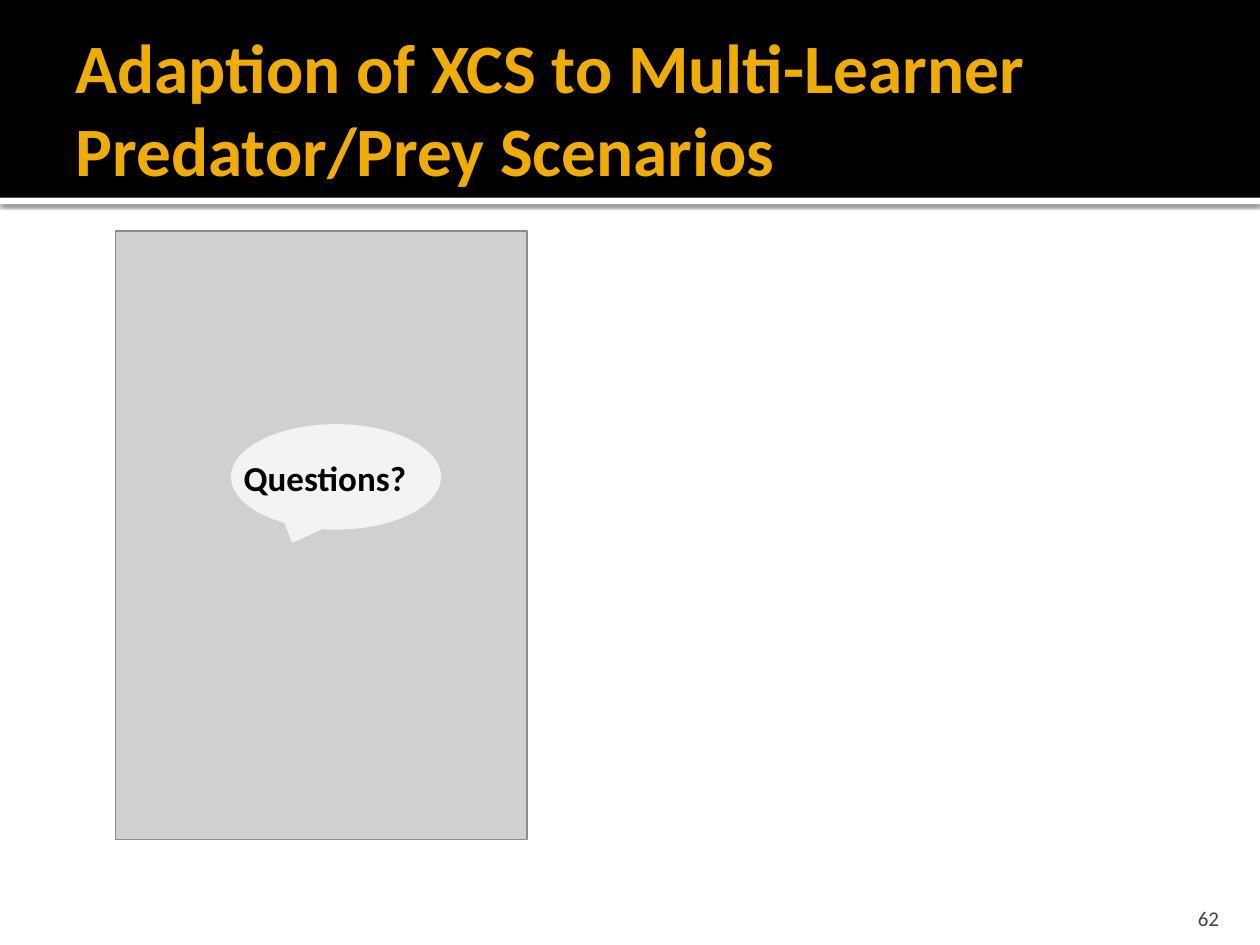
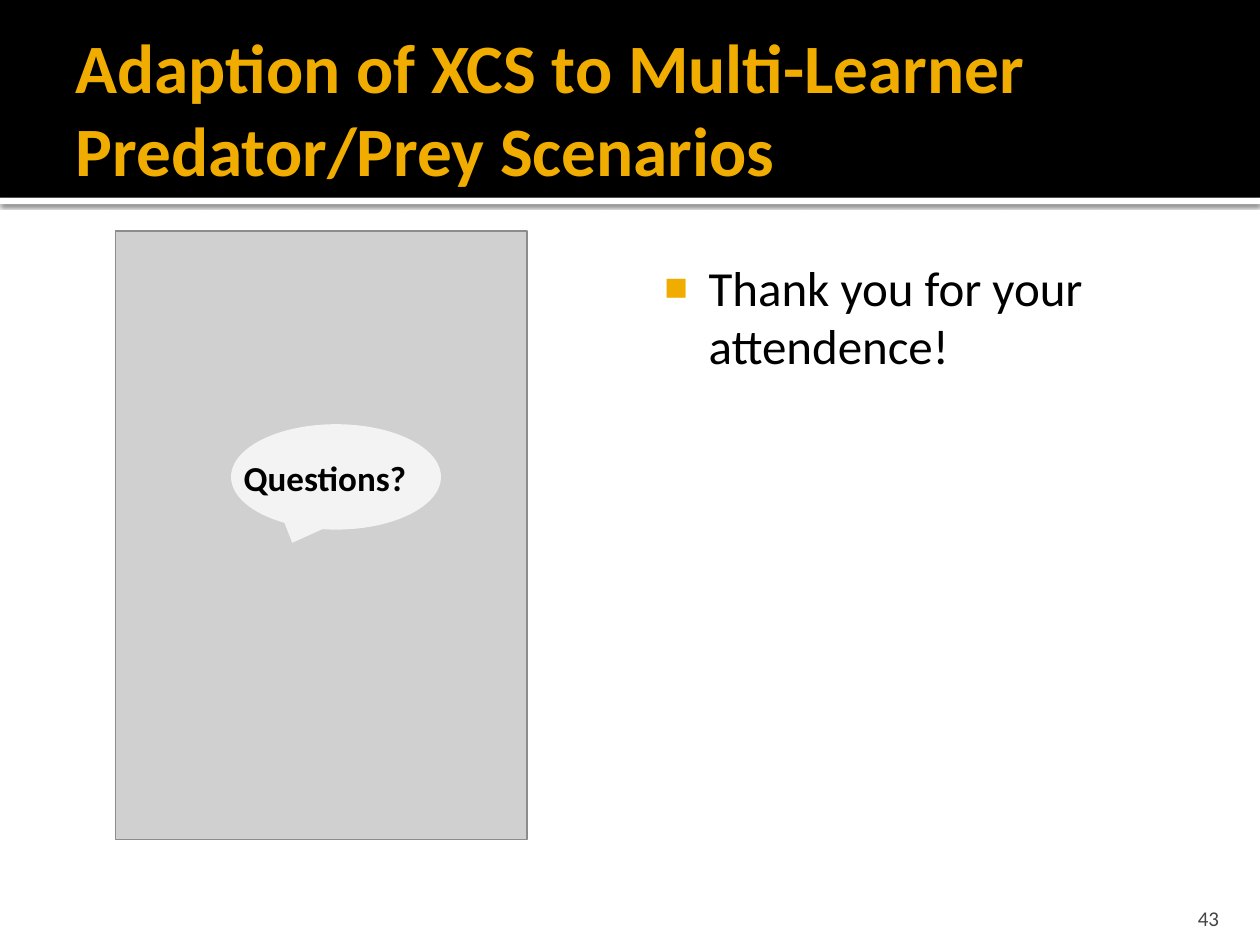
Before and after one commit to ClemensLode/GECCO-XCS-paper, a slide deck: slide 43 of Presentation/Adaption of XCS to Multi-Learner Predator.pptx (slide 62 before the commit). Drawn at 1260x945 pixels with LibreOffice and Linux fonts; fonts in the diff are those of the drawing; grey boxes stand for pictures. Boxes give left, top, right and bottom in pixels: in the first picture for what was removed or moved away, otherwise in the second. Text is boxed around its words. In the diff, an @@ line names an element or a change of style, - is before the commit and + after.

```diff
--- a/Presentation/Adaption of XCS to Multi-Learner Predator.pptx
+++ b/Presentation/Adaption of XCS to Multi-Learner Predator.pptx
@@ text added at (709, 272, 1082, 365), 28 pt, text #000000 @@
+■ Thank you for your attendence!
@@ page number at (1198, 912, 1219, 926): text changed @@
-62
+43
```
Also in this commit, not shown: 18 other slides changed, 7 slides added, 34 slides removed, 1 other file.
